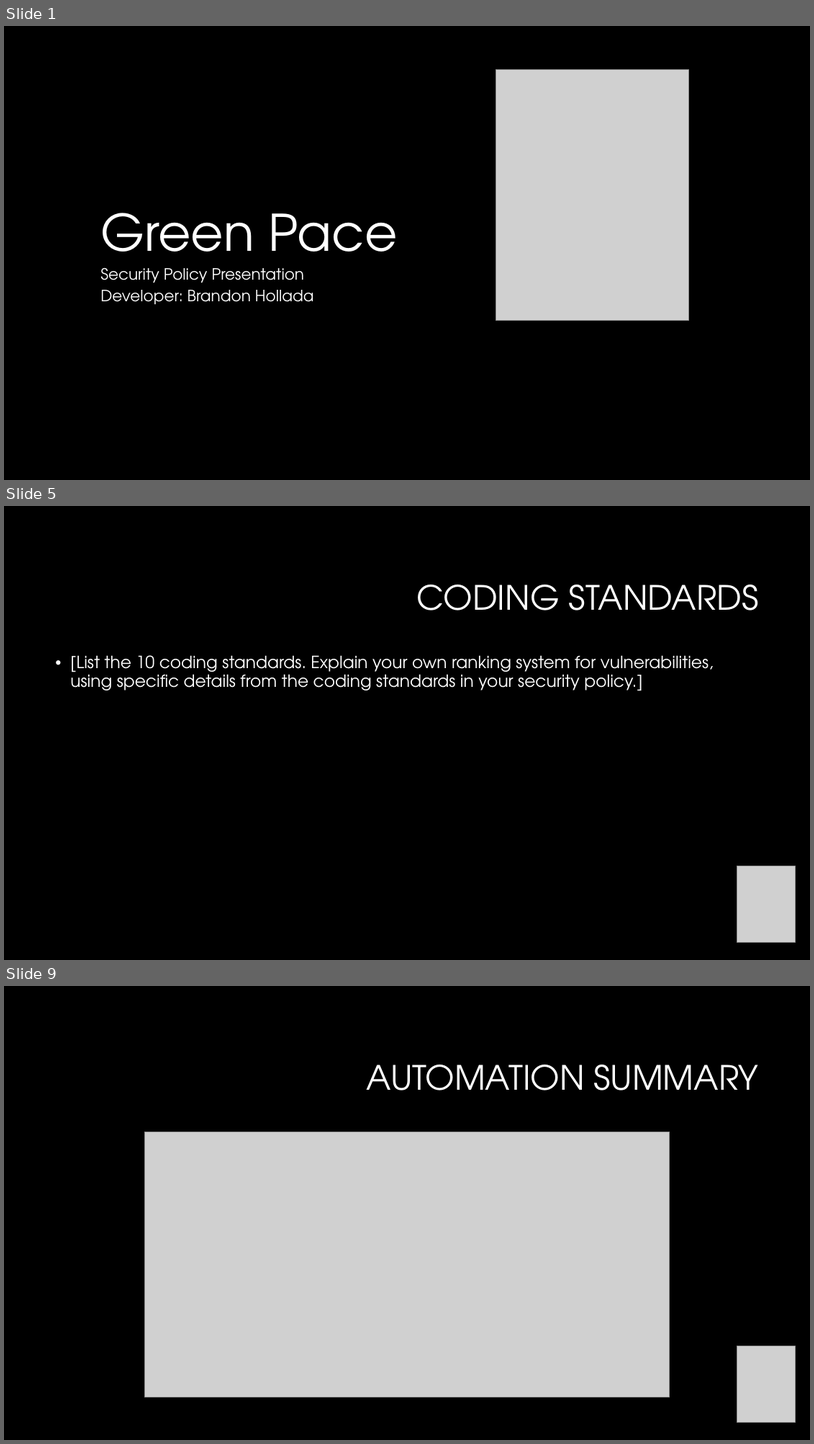
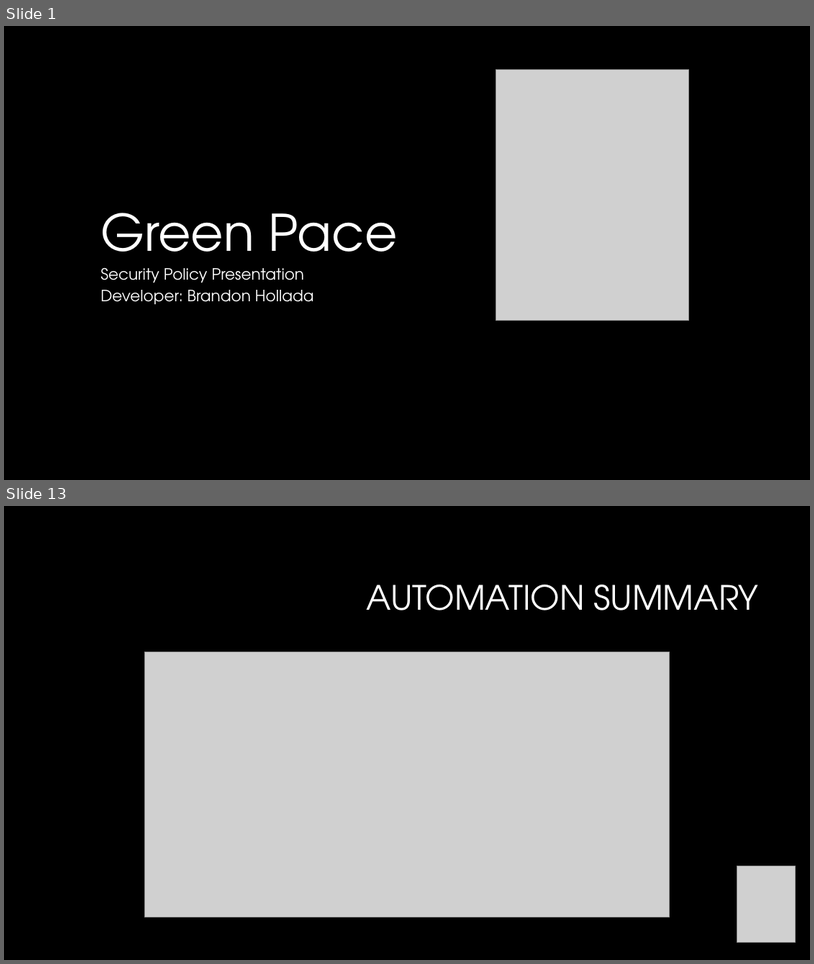
Before and after one commit to HolladaB/CS405, a slide deck: CS 405 Project Two Presentation-Hollada.pptx. Shown one above the other, each under a label of ours: slides 1, 5 and 9 before the commit, slides 1 and 13 after it; the slides between them are not shown. The pictures are 814x1444 and 814x964 pixels, drawn with LibreOffice and Linux fonts; fonts in the diff are those of the drawing; grey boxes stand for pictures; background and template pictures are left out. Boxes give left, top, right and bottom in pixels: in the first picture for what was removed or moved away, otherwise in the second. Text is boxed around its words. In the diff, an @@ line names an element or a change of style, - is before the commit and + after.

```diff
--- a/CS 405 Project Two Presentation-Hollada.pptx
+++ b/CS 405 Project Two Presentation-Hollada.pptx
@@ slide 5 removed at [4,506,810,960], background #000000 @@
@@ title removed at [417,584,759,610] @@
-CODING STANDARDS
@@ text removed at [70,655,714,691] @@
-• [List the 10 coding standards. Explain your own ranking system for vulnerabilities, using specific details from the coding standards in your security policy.]
@@ picture removed at [737,866,796,942] @@
@@ what was slide 9 is now slide 13 @@
```
Also in this commit, not shown: 10 slides changed, 6 slides added, 1 other slide removed.
